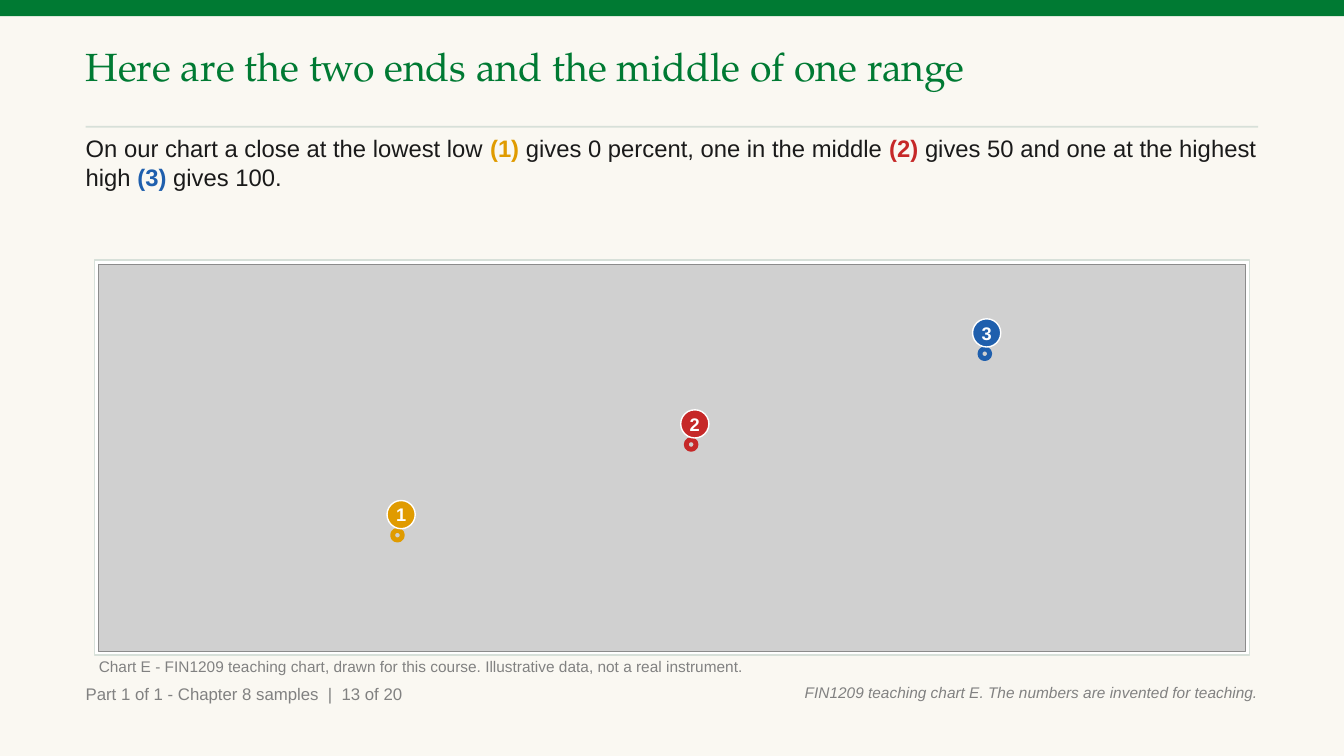
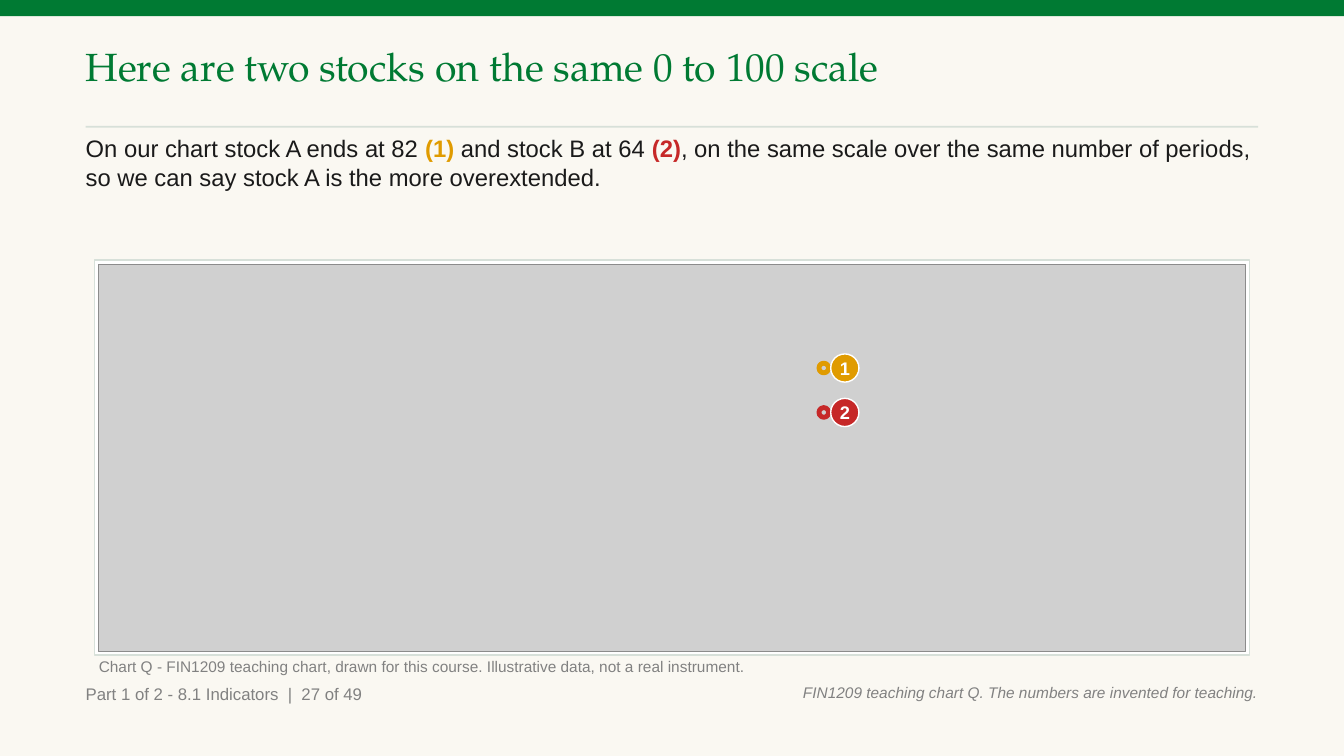
Before and after one commit to benjiesotelo-sudo/Telos_FIN1209, a slide deck: slide 33 of chapter-08/FIN1209-Chapter-08.pptx (slide 15 before the commit). Drawn at 1344x756 pixels with LibreOffice and Linux fonts; fonts in the diff are those of the drawing; grey boxes stand for pictures. Boxes give left, top, right and bottom in pixels: in the first picture for what was removed or moved away, otherwise in the second. Text is boxed around its words. In the diff, an @@ line names an element or a change of style, - is before the commit and + after.

Commit message:
Chapter 8 Part A: 132 slides written by hand (8.1 and 8.2), 11 checks, 40 charts of ours, student edition and run card

```diff
--- a/chapter-08/FIN1209-Chapter-08.pptx
+++ b/chapter-08/FIN1209-Chapter-08.pptx
@@ text at (86, 52, 879, 82): text changed @@
-Here are the two ends and the middle of one range
+Here are two stocks on the same 0 to 100 scale
@@ text at (86, 139, 1250, 191): text changed @@
-On our chart a close at the lowest low (1) gives 0 percent, one in the middle (2) gives 50 and one at the highest high (3) gives 100.
+On our chart stock A ends at 82 (1) and stock B at 64 (2), on the same scale over the same number of periods, so we can say stock A is the more overextended.
@@ ellipse removed at (973, 319, 1001, 347) @@
-3
@@ ellipse "1": place and size @@
-ellipse "1" at (387, 501, 415, 529)
+ellipse "1" at (831, 354, 859, 382)
@@ ellipse removed at (980, 349, 990, 359) @@
@@ ellipse: place and size @@
-ellipse at (393, 530, 403, 540)
+ellipse at (819, 363, 829, 373)
@@ ellipse: place and size @@
-ellipse at (687, 440, 697, 450)
+ellipse at (819, 407, 829, 417)
@@ ellipse "2": place and size @@
-ellipse "2" at (681, 410, 709, 439)
+ellipse "2" at (831, 398, 859, 426)
@@ text at (86, 688, 362, 700): text changed @@
-Part 1 of 1 - Chapter 8 samples | 13 of 20
+Part 1 of 2 - 8.1 Indicators | 27 of 49
@@ text at (99, 661, 744, 675): text changed @@
-Chart E - FIN1209 teaching chart, drawn for this course. Illustrative data, not a real instrument.
+Chart Q - FIN1209 teaching chart, drawn for this course. Illustrative data, not a real instrument.
@@ text at (803, 687, 1258, 701): text changed @@
-FIN1209 teaching chart E. The numbers are invented for teaching.
+FIN1209 teaching chart Q. The numbers are invented for teaching.
```
Also in this commit, not shown: 19 other slides changed, 111 slides added, 5 slides removed, 12 other files.
